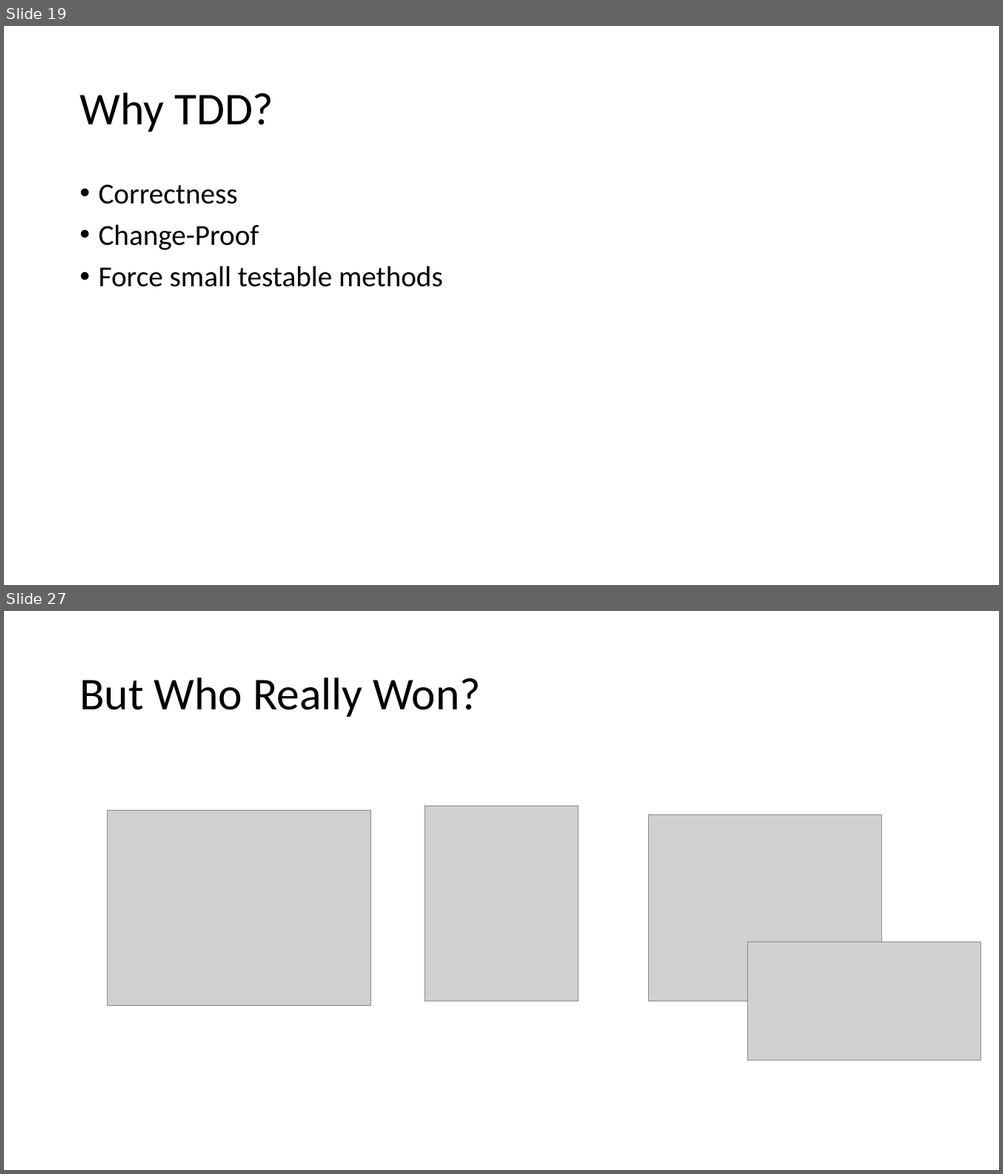
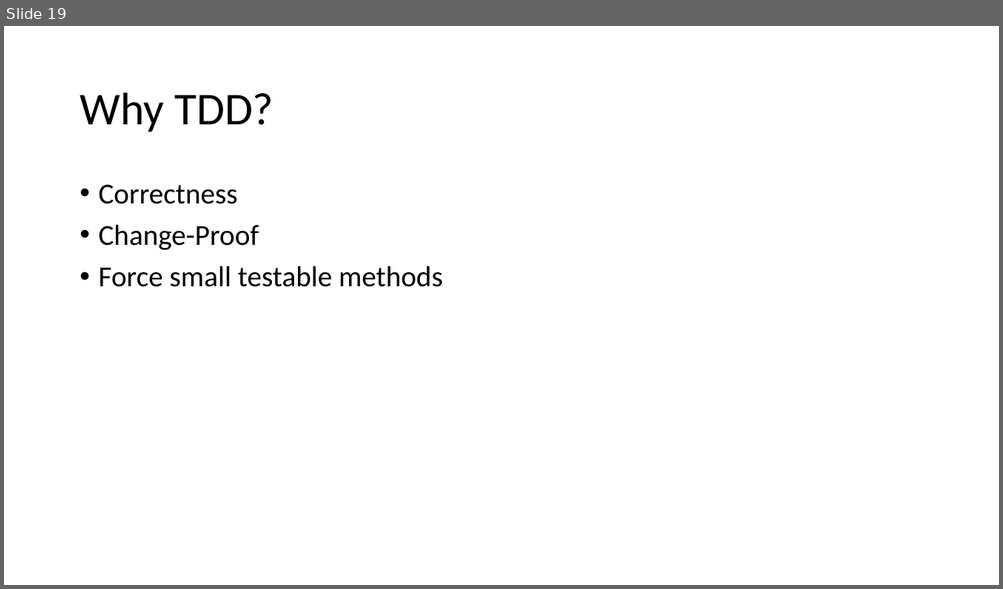
Before and after one commit to jamessdixon/REPL-Driven-Development, a slide deck: REPL-Driven-Development.pptx. Shown one above the other, each under a label of ours: slides 19 and 27 before the commit, slide 19 after it; the slides between them are not shown. The pictures are 1003x1174 and 1003x589 pixels, drawn with LibreOffice and Linux fonts; fonts in the diff are those of the drawing; grey boxes stand for pictures. Boxes give left, top, right and bottom in pixels: in the first picture for what was removed or moved away, otherwise in the second. Text is boxed around its words. In the diff, an @@ line names an element or a change of style, - is before the commit and + after.

```diff
--- a/REPL-Driven-Development.pptx
+++ b/REPL-Driven-Development.pptx
@@ slide 27 removed at bbox=[4, 611, 999, 1170], background #FFFFFF @@
@@ title removed at bbox=[79, 678, 481, 717] @@
-But Who Really Won?
@@ picture removed at bbox=[107, 810, 370, 1005] @@
@@ picture removed at bbox=[425, 806, 578, 1001] @@
@@ picture removed at bbox=[649, 815, 882, 1002] @@
@@ picture removed at bbox=[747, 943, 980, 1061] @@
```
Also in this commit, not shown: 6 slides changed, 6 other slides removed.
